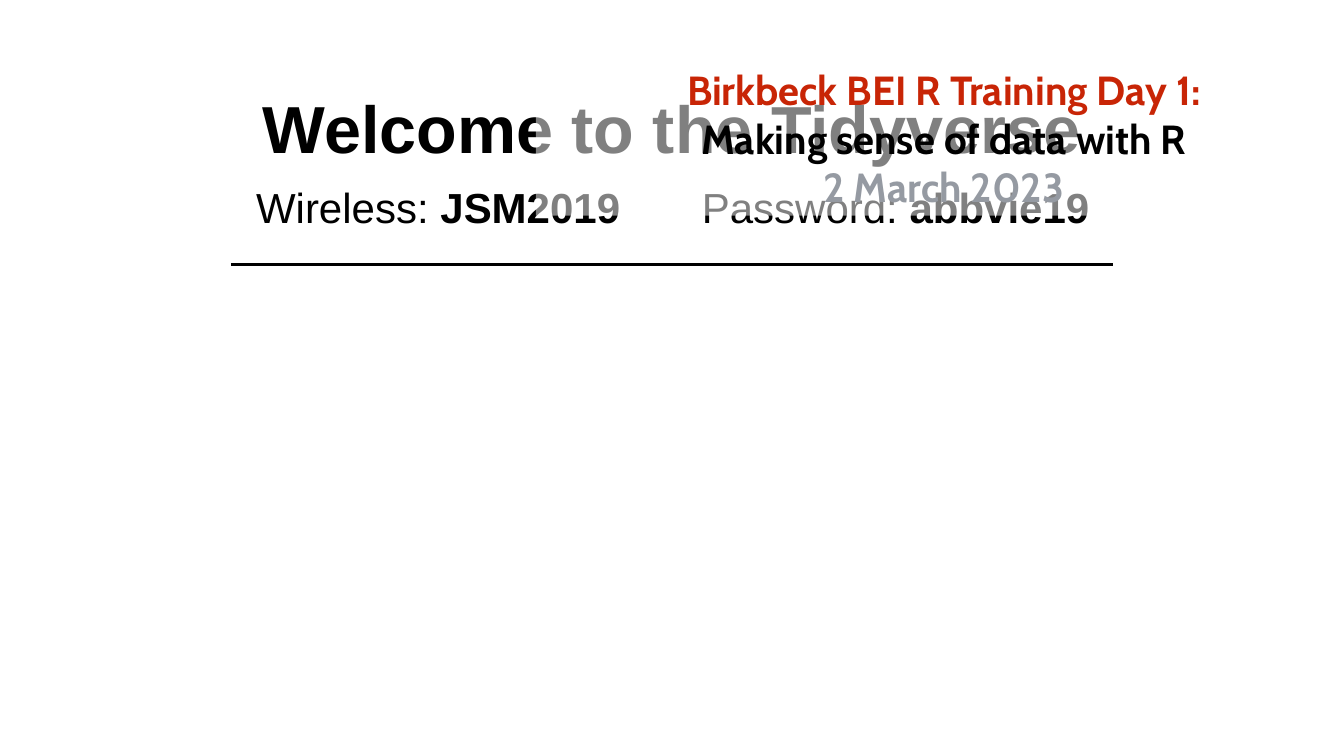
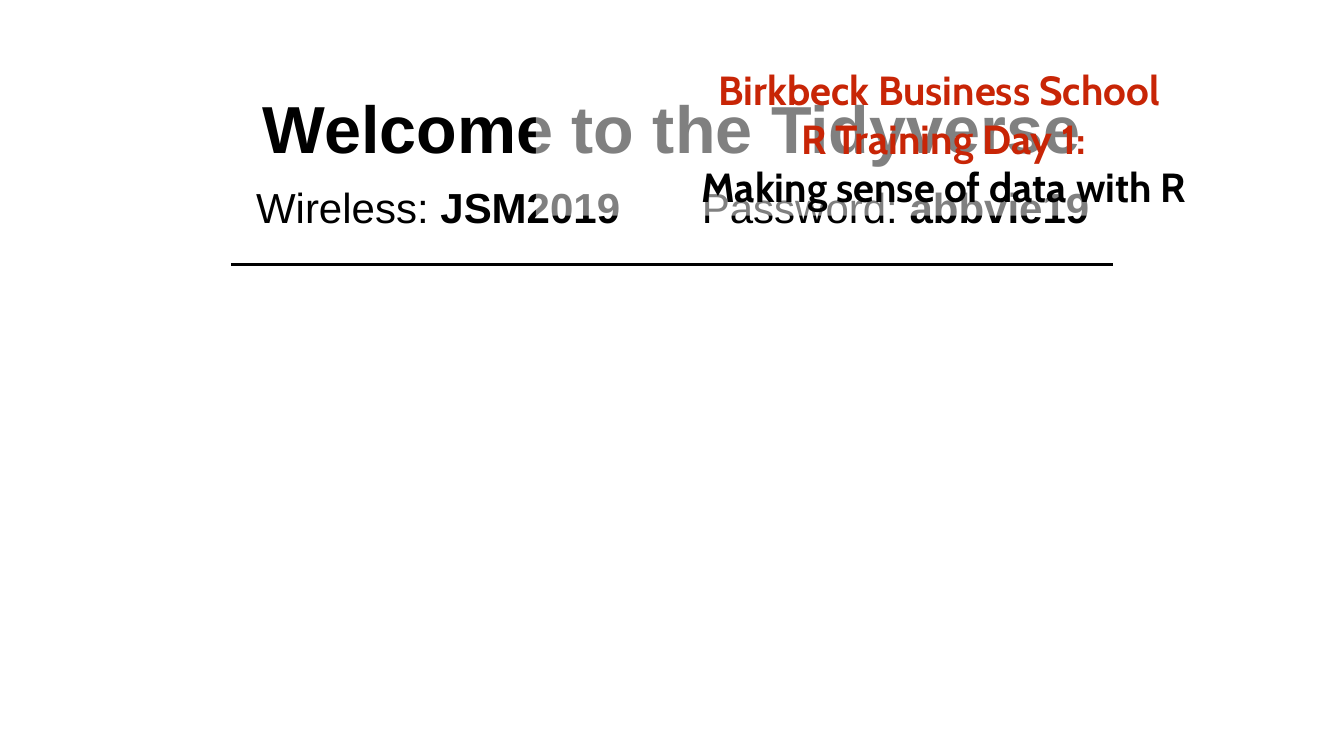
Before and after one commit to LukasWallrich/bbk_bbs_R_workshop, a slide deck: slide 1 of Day 1/Slides/00-Preclass-loop.pptx. Drawn at 1344x756 pixels with LibreOffice and Linux fonts; fonts in the diff are those of the drawing; background and template pictures are left out. Boxes give left, top, right and bottom in pixels: in the first picture for what was removed or moved away, otherwise in the second. Text is boxed around its words. In the diff, an @@ line names an element or a change of style, - is before the commit and + after.

```diff
--- a/Day 1/Slides/00-Preclass-loop.pptx
+++ b/Day 1/Slides/00-Preclass-loop.pptx
@@ text at (719, 74, 1159, 163): text changed @@
-Birkbeck BEI R Training Day 1:
+Birkbeck Business School
+R Training Day 1:
@@ text at (823, 171, 1064, 212): paragraph removed @@
-2 March 2023
```
Also in this commit, not shown: 17 other files.
